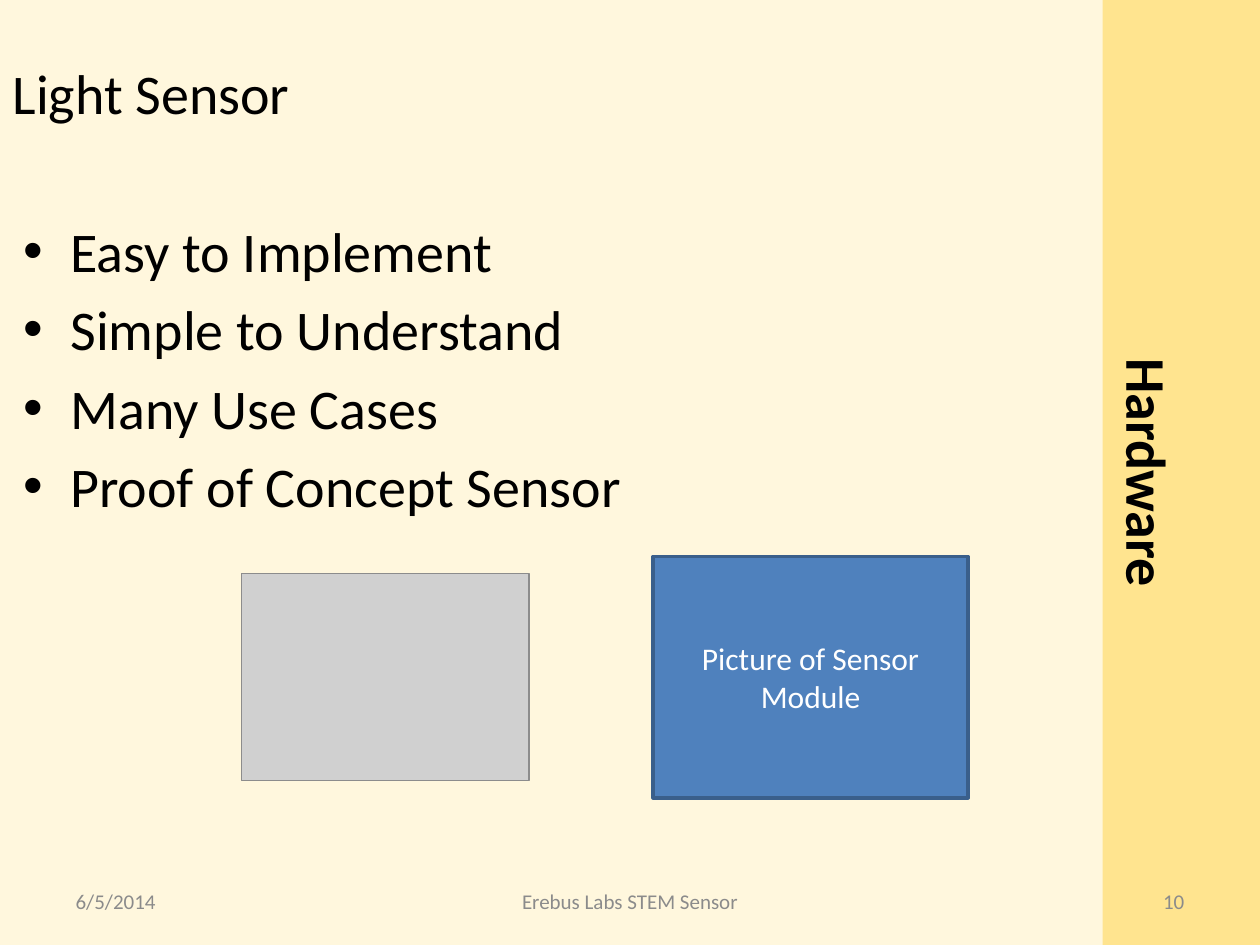
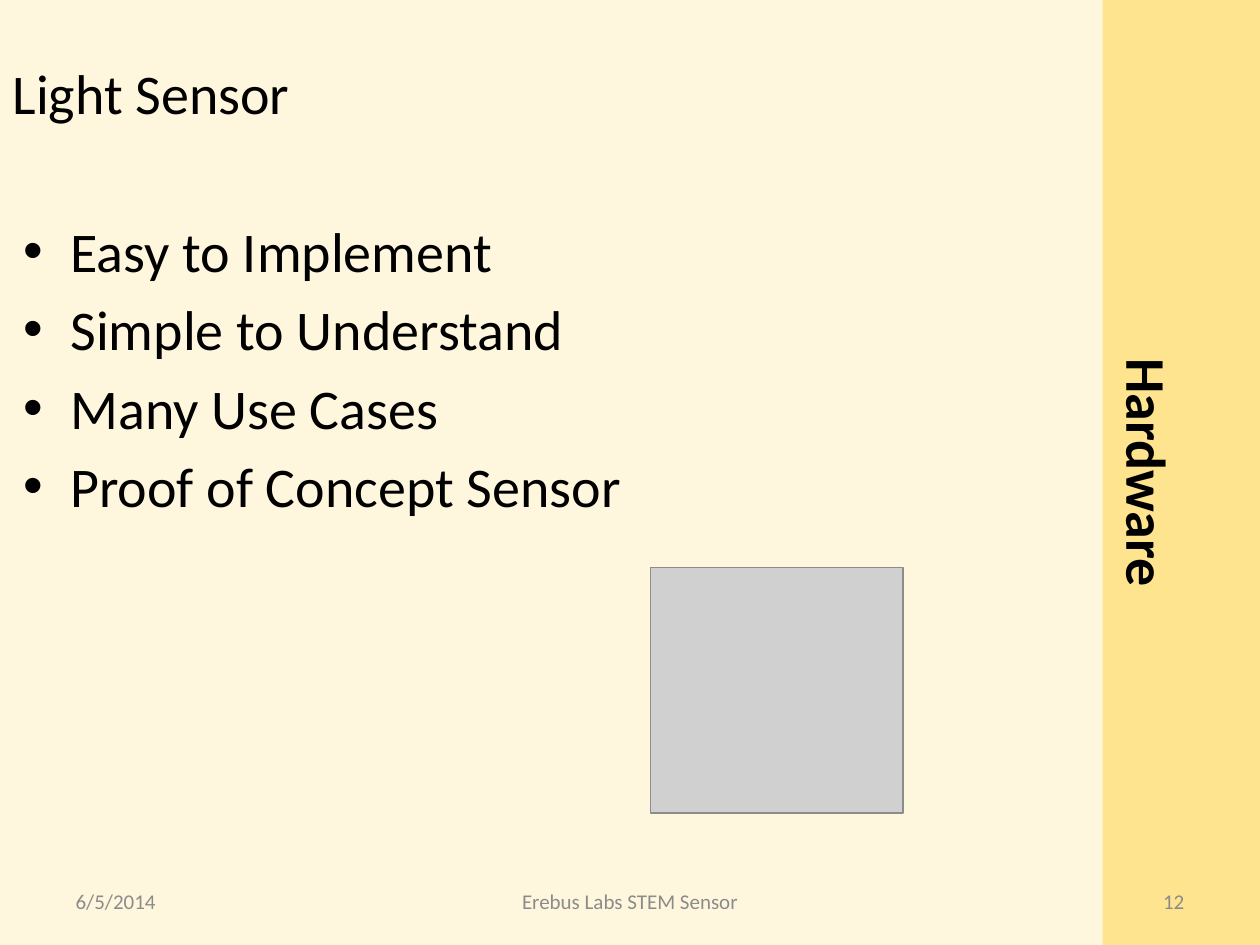
Before and after one commit to erebus-labs/PSU-VOC-SENSOR-2K14, a slide deck: slide 12 of Documents/source_documents/Presentation.pptx (slide 10 before the commit). Drawn at 1260x945 pixels with LibreOffice and Linux fonts; fonts in the diff are those of the drawing; grey boxes stand for pictures. Boxes give left, top, right and bottom in pixels: in the first picture for what was removed or moved away, otherwise in the second. Text is boxed around its words. In the diff, an @@ line names an element or a change of style, - is before the commit and + after.

```diff
--- a/Documents/source_documents/Presentation.pptx
+++ b/Documents/source_documents/Presentation.pptx
@@ picture added at bbox=[651, 568, 903, 814] @@
@@ rectangle removed at bbox=[653, 557, 968, 799] @@
-Picture of Sensor Module
@@ picture removed at bbox=[242, 573, 529, 780] @@
@@ page number at bbox=[1163, 895, 1184, 909]: text changed @@
-10
+12
```
Also in this commit, not shown: 3 other slides changed, 7 slides added.
